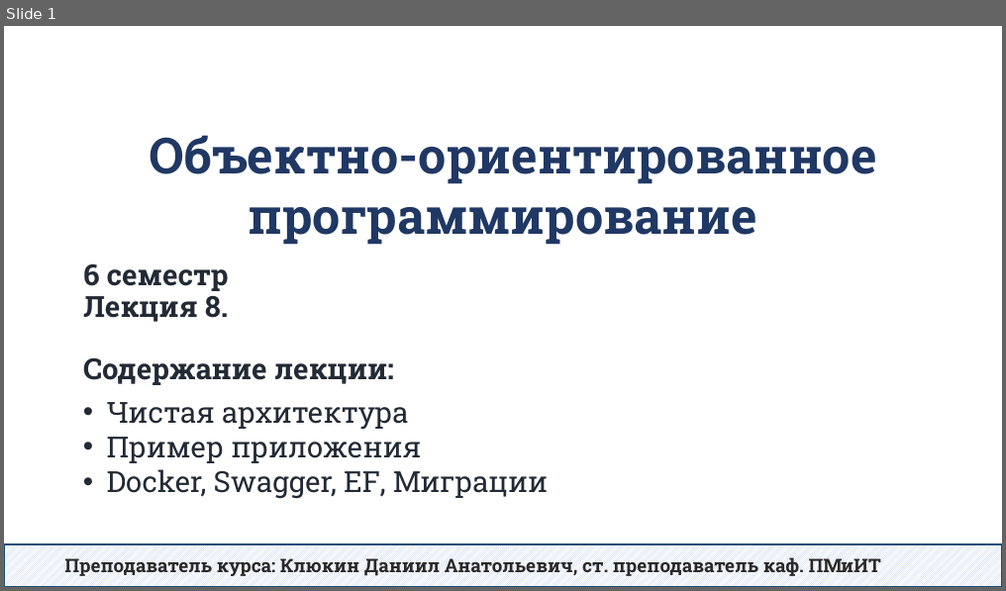
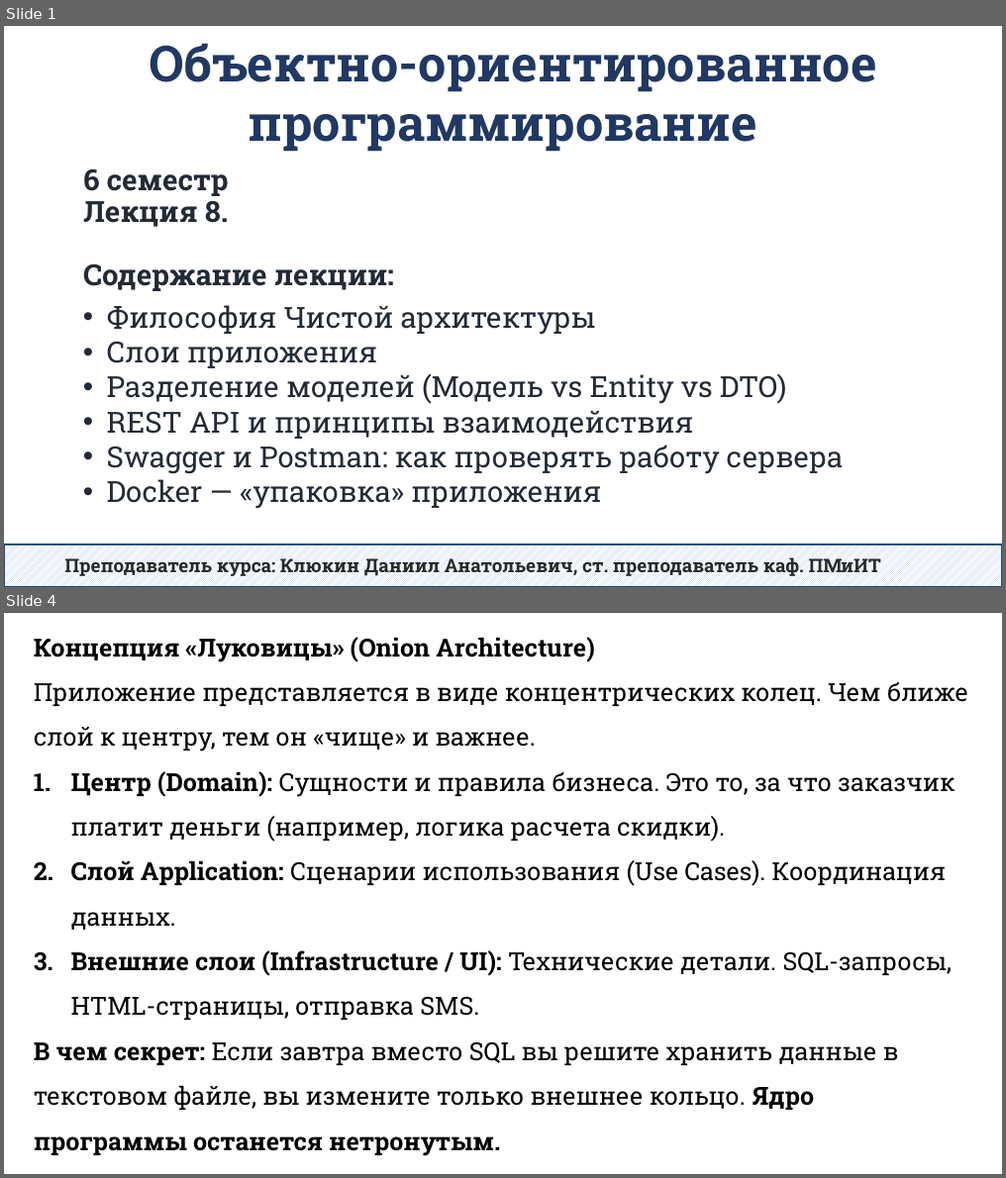
Before and after one commit to DaniilKlyukin/OOP-6, a slide deck: Лекции/ООП 2 лек 8.pptx. Shown one above the other, each under a label of ours: slide 1 before the commit, slides 1 and 4 after it; the slides between them are not shown. The pictures are 1006x591 and 1006x1178 pixels, drawn with LibreOffice and Linux fonts; fonts in the diff are those of the drawing. Boxes give left, top, right and bottom in pixels: in the first picture for what was removed or moved away, otherwise in the second. Text is boxed around its words. In the diff, an @@ line names an element or a change of style, - is before the commit and + after.

```diff
--- a/Лекции/ООП 2 лек 8.pptx
+++ b/Лекции/ООП 2 лек 8.pptx
@@ slide 4 added at (x1=4, y1=613, x2=1002, y2=1174), background #FFFFFF @@
@@ text added at (x1=34, y1=637, x2=968, y2=1157), 24 pt, text #000000 @@
+Концепция «Луковицы» (Onion Architecture)
+Приложение представляется в виде концентрических колец. Чем ближе слой к центру, тем он «чище» и важнее.
+1. Центр (Domain): Сущности и правила бизнеса. Это то, за что заказчик платит деньги (например, логика расчета скидки).
+2. Слой Application: Сценарии использования (Use Cases). Координация данных.
+3. Внешние слои (Infrastructure / UI): Технические детали. SQL-запросы, HTML-страницы, отправка SMS.
+В чем секрет: Если завтра вместо SQL вы решите хранить данные в текстовом файле, вы измените только внешнее кольцо. Ядро программы останется нетронутым.
@@ slide 1 changed as well @@
@@ text "Объектно-ориентированное программирование" moved from (x1=149, y1=135, x2=876, y2=245) to (x1=149, y1=43, x2=876, y2=152) @@
@@ title "6 семестр Лекция 8. Содержание ..." moved from (x1=83, y1=264, x2=394, y2=385) to (x1=83, y1=169, x2=394, y2=291) @@
@@ text at (x1=107, y1=305, x2=843, y2=509): text changed @@
-• Чистая архитектура
-• Пример приложения
-• Docker, Swagger, EF, Миграции
+• Философия Чистой архитектуры
+• Слои приложения
+• Разделение моделей (Модель vs Entity vs DTO)
+• REST API и принципы взаимодействия
+• Swagger и Postman: как проверять работу сервера
+• Docker — «упаковка» приложения
```
Also in this commit, not shown: 1 other slide changed, 6 other slides added, 85 slides removed.
